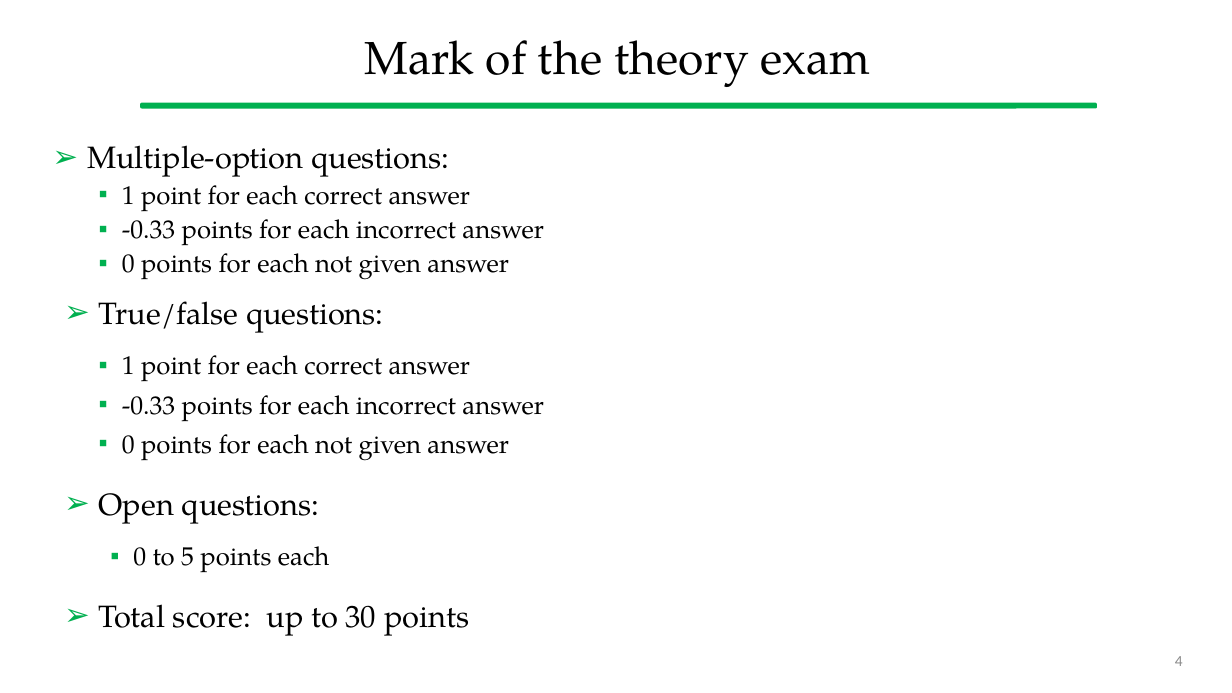
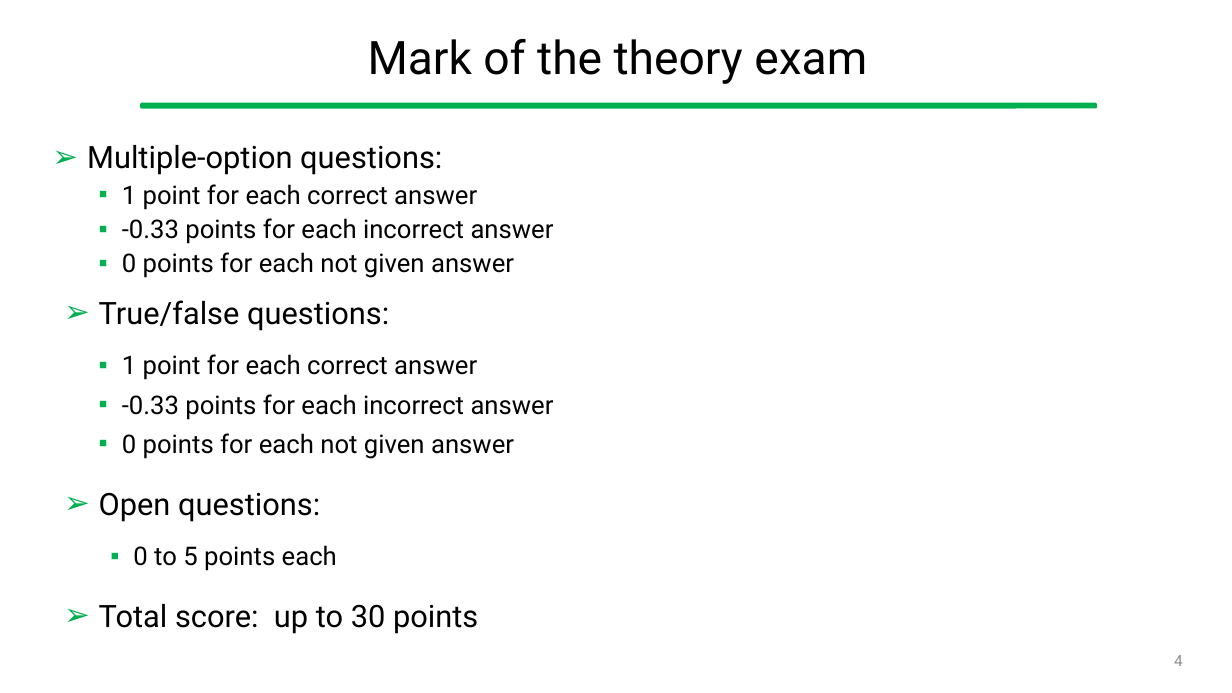
Before and after one commit to gcappon/bwthw, a slide deck: slide 4 of theory_bonus-exam_and_project_discussion_qa/theory_bonus-exam_and_project_discussion_qa.pptx. Drawn at 1232x693 pixels with LibreOffice and Linux fonts; fonts in the diff are those of the drawing. Boxes give left, top, right and bottom in pixels: in the first picture for what was removed or moved away, otherwise in the second. Text is boxed around its words. In the diff, an @@ line names an element or a change of style, - is before the commit and + after.

```diff
--- a/theory_bonus-exam_and_project_discussion_qa/theory_bonus-exam_and_project_discussion_qa.pptx
+++ b/theory_bonus-exam_and_project_discussion_qa/theory_bonus-exam_and_project_discussion_qa.pptx
@@ title "Mark of the theory exam" at (368,39,867,84): font TeX Gyre Pagella to Roboto @@
@@ text "Multiple-option questions:" at (87,145,554,634): font TeX Gyre Pagella to Roboto @@
```
Also in this commit, not shown: 28 other slides changed, 1 other file.
